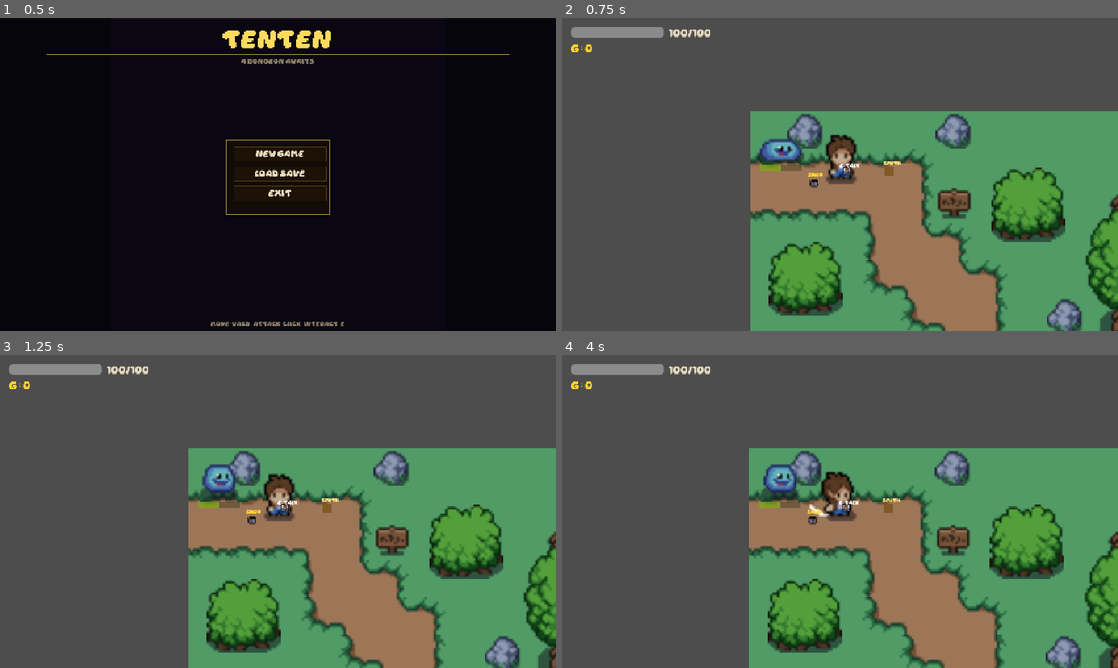
Above: before the commit, frames 1-4 (two rows, left to right).
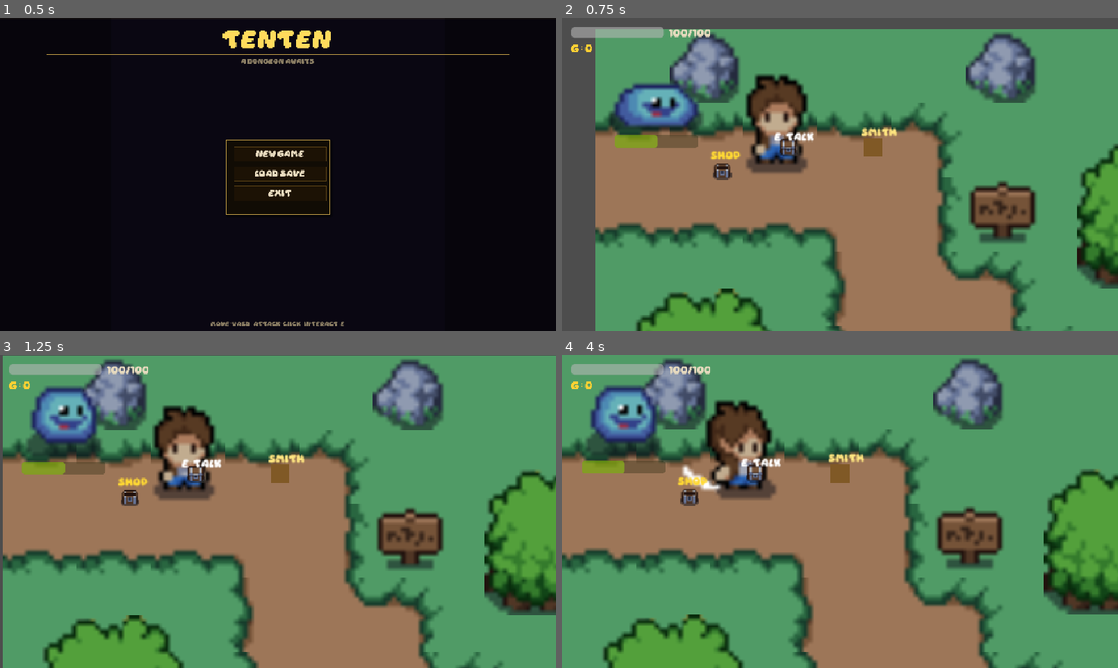
Above: after the commit, the same moments.

Repository: Puget-Sound-Skills-Center/godot-tenten-project
Game: Godot game, scene res://scenes/main.tscn
The game is run twice, just before and just after one commit, with the same random seed, the same clock (stepped at 60 frames per second) and the same inputs.
Inputs (mouse positions are in pixels of both pictures, inside the frame that each line leads up to):
- Up to frame 1 (0.5 s): no input
- Up to frame 2 (0.75 s): click "New Game" at 0.5 s
- Up to frame 3 (1.25 s): no input
- Up to frame 4 (4 s): tap Enter at 1.25 s; move the mouse to (962, 495) at 1.27 s; hold D (move_right) 1.28-2 s; hold E (interact) 1.28-2 s; click (962, 495) at 1.42 s; click "> Accept" at 2 s; click "> (Set out)" at 2.75 s; drag from (728, 527) to (840, 498) at 3.52 s

Frame 1 is identical in both runs. In frame 2, 68% of the frame differs, in the area x 6-100%, y 3-100%; in frame 3, 79%; in frame 4, 80%, in the area x 0-100%, y 0-100%.

Commit message:
feat(ui-scale): world camera zoom 2x + tilemap-bounds limits
Adds _setup_camera() to world.gd: sets the player's Camera2D to zoom 2x for a cozy close-up, enables position + limit smoothing, and clamps camera limits to the Ground TileMapLayer's world-space used-rect so no off-map gray shows at screen edges. Verified live: map fills the viewport, player well-framed, no gray.

Co-Authored-By: Claude Opus 4.8 <noreply@anthropic.com>

Diff:
--- a/script/world.gd
+++ b/script/world.gd
@@ -14,6 +14,32 @@
 	_spawn_elder_npc()
 	_spawn_blacksmith_npc()
 	_spawn_merchant_npc()
+	_setup_camera()
+
+func _setup_camera() -> void:
+	var cam := $player/Camera2D as Camera2D
+	if cam == null:
+		return
+	cam.zoom = Vector2(2, 2)
+	cam.position_smoothing_enabled = true
+	cam.limit_smoothed = true
+	_apply_map_limits(cam, $TileMap/Ground)
+
+# Clamp the camera to the tilemap's world-space bounds so no off-map area shows.
+func _apply_map_limits(cam: Camera2D, layer: TileMapLayer) -> void:
+	if layer == null or layer.tile_set == null:
+		return
+	var used := layer.get_used_rect()
+	if used.size == Vector2i.ZERO:
+		return
+	var ts := layer.tile_set.tile_size
+	var xform := layer.get_global_transform()
+	var p0: Vector2 = xform * (Vector2(used.position) * Vector2(ts))
+	var p1: Vector2 = xform * (Vector2(used.position + used.size) * Vector2(ts))
+	cam.limit_left = int(min(p0.x, p1.x))
+	cam.limit_top = int(min(p0.y, p1.y))
+	cam.limit_right = int(max(p0.x, p1.x))
+	cam.limit_bottom = int(max(p0.y, p1.y))
 
 func _spawn_elder_npc() -> void:
 	var npc = load("res://script/npc.gd").new()
